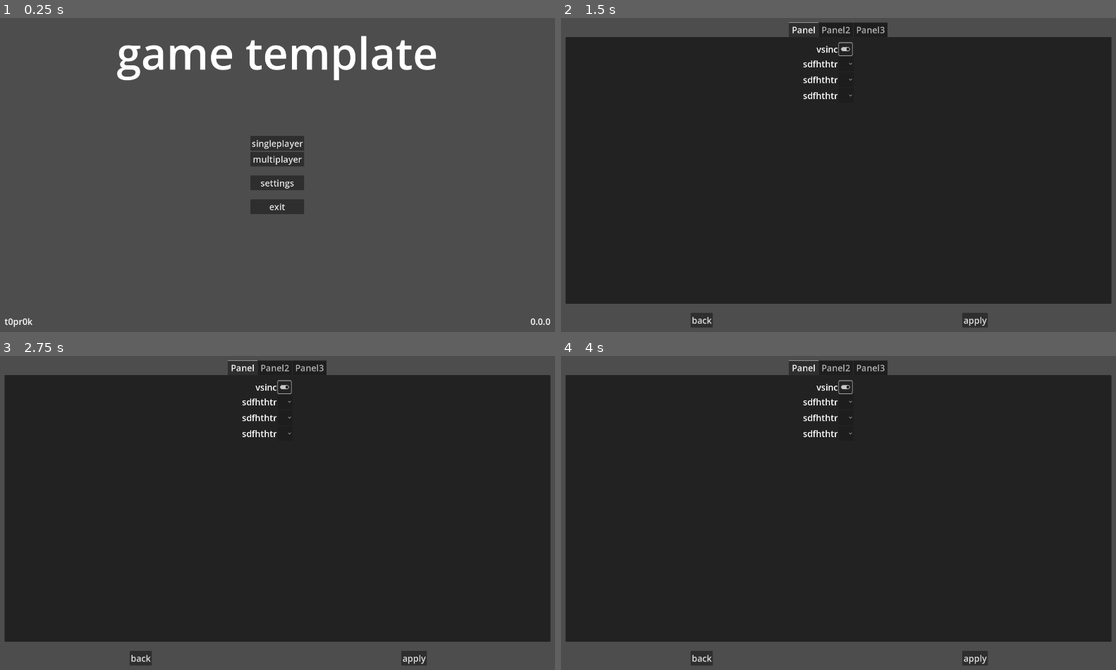
Above: before the commit, frames 1-4 (two rows, left to right).
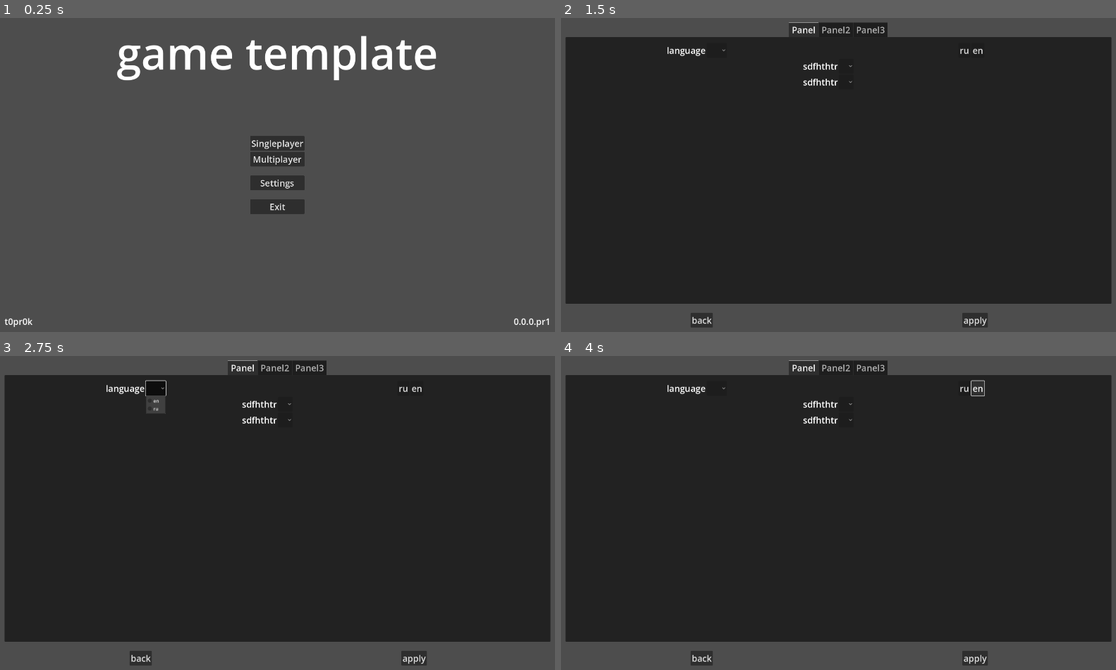
Above: after the commit, the same moments.

Repository: t0pr0k/game-template
Game: Godot game, scene res://scene/menu.tscn
Same seed, same stepped clock (60 frames per second), same inputs: the game is played once before the commit and once after it.
Inputs (mouse positions are in pixels of both pictures, inside the frame that each line leads up to):
- Up to frame 1 (0.25 s): no input
- Up to frame 2 (1.5 s): click "settings" (after the commit: "Settings") at 0.5 s; click (844, 49) at 1.27 s
- Up to frame 3 (2.75 s): click (155, 387) at 2.02 s
- Up to frame 4 (4 s): click (966, 387) at 2.75 s, where only the run after the commit has a clickable "ru"; click (977, 387) at 3.5 s, where only the run after the commit has a clickable "en"

The runs differ from the first frame. In frame 1, 0.3% of the frame differs, in the area x 45-100%, y 38-99%; in frame 2, 0.5%; in frame 3, 0.7%, in the area x 19-76%, y 7-26%; in frame 4, 0.5%.

Commit message:
создание локализации
добавлена локализация
изменена нумерация версий
начато создание настроек
добавлены костыли для теста функций

Diff:
--- a/project.godot
+++ b/project.godot
@@ -19,3 +19,7 @@
 
 window/size/viewport_width=1920
 window/size/viewport_height=1080
+
+[internationalization]
+
+locale/translations=PackedStringArray("res://translation/translation.en.translation", "res://translation/translation.ru.translation")
--- a/scene/menu.tscn
+++ b/scene/menu.tscn
@@ -90,8 +90,7 @@
 layout_mode = 2
 size_flags_horizontal = 10
 theme_override_font_sizes/font_size = 30
-text = "0.0.0
-"
+text = "0.0.0.pr1"
 horizontal_alignment = 1
 vertical_alignment = 1
 
--- a/scene/settings.tscn
+++ b/scene/settings.tscn
@@ -51,46 +51,42 @@
 [node name="VBoxContainer" type="VBoxContainer" parent="MarginContainer/VBoxContainer/TabContainer/Panel/MarginContainer"]
 layout_mode = 2
 
-[node name="HBoxContainer3" type="HBoxContainer" parent="MarginContainer/VBoxContainer/TabContainer/Panel/MarginContainer/VBoxContainer"]
-layout_mode = 2
-
-[node name="Label" type="Label" parent="MarginContainer/VBoxContainer/TabContainer/Panel/MarginContainer/VBoxContainer/HBoxContainer3"]
-layout_mode = 2
-size_flags_horizontal = 10
-size_flags_vertical = 1
-theme_override_font_sizes/font_size = 30
-text = "vsinc"
-horizontal_alignment = 1
-vertical_alignment = 1
-
-[node name="CheckButton" type="CheckButton" parent="MarginContainer/VBoxContainer/TabContainer/Panel/MarginContainer/VBoxContainer/HBoxContainer3"]
-layout_mode = 2
-size_flags_horizontal = 2
-
-[node name="HBoxContainer2" type="HBoxContainer" parent="MarginContainer/VBoxContainer/TabContainer/Panel/MarginContainer/VBoxContainer"]
-layout_mode = 2
-size_flags_vertical = 4
-
-[node name="Label" type="Label" parent="MarginContainer/VBoxContainer/TabContainer/Panel/MarginContainer/VBoxContainer/HBoxContainer2"]
-layout_mode = 2
-size_flags_horizontal = 10
-theme_override_font_sizes/font_size = 30
-text = "sdfhthtr"
-horizontal_alignment = 1
-vertical_alignment = 1
-
-[node name="OptionButton" type="OptionButton" parent="MarginContainer/VBoxContainer/TabContainer/Panel/MarginContainer/VBoxContainer/HBoxContainer2"]
-layout_mode = 2
-size_flags_horizontal = 2
-size_flags_vertical = 4
-theme_override_font_sizes/font_size = 30
-alignment = 1
-icon_alignment = 1
-item_count = 2
-popup/item_0/text = "1"
-popup/item_0/id = 0
-popup/item_1/text = "2"
-popup/item_1/id = 1
+[node name="language" type="HBoxContainer" parent="MarginContainer/VBoxContainer/TabContainer/Panel/MarginContainer/VBoxContainer"]
+layout_mode = 2
+size_flags_vertical = 4
+
+[node name="language" type="Label" parent="MarginContainer/VBoxContainer/TabContainer/Panel/MarginContainer/VBoxContainer/language"]
+layout_mode = 2
+size_flags_horizontal = 10
+theme_override_font_sizes/font_size = 30
+text = "language"
+horizontal_alignment = 1
+vertical_alignment = 1
+
+[node name="OptionButton" type="OptionButton" parent="MarginContainer/VBoxContainer/TabContainer/Panel/MarginContainer/VBoxContainer/language"]
+layout_mode = 2
+size_flags_horizontal = 2
+size_flags_vertical = 4
+theme_override_font_sizes/font_size = 30
+alignment = 1
+icon_alignment = 1
+item_count = 2
+popup/item_0/text = "en"
+popup/item_0/id = 0
+popup/item_1/text = "ru"
+popup/item_1/id = 1
+
+[node name="ru" type="Button" parent="MarginContainer/VBoxContainer/TabContainer/Panel/MarginContainer/VBoxContainer/language"]
+layout_mode = 2
+size_flags_horizontal = 10
+theme_override_font_sizes/font_size = 30
+text = "ru"
+
+[node name="en" type="Button" parent="MarginContainer/VBoxContainer/TabContainer/Panel/MarginContainer/VBoxContainer/language"]
+layout_mode = 2
+size_flags_horizontal = 2
+theme_override_font_sizes/font_size = 30
+text = "en"
 
 [node name="HBoxContainer4" type="HBoxContainer" parent="MarginContainer/VBoxContainer/TabContainer/Panel/MarginContainer/VBoxContainer"]
 layout_mode = 2
@@ -146,6 +142,99 @@
 visible = false
 layout_mode = 2
 
+[node name="MarginContainer" type="MarginContainer" parent="MarginContainer/VBoxContainer/TabContainer/Panel2"]
+layout_mode = 1
+anchors_preset = 15
+anchor_right = 1.0
+anchor_bottom = 1.0
+grow_horizontal = 2
+grow_vertical = 2
+theme_override_constants/margin_left = 30
+theme_override_constants/margin_top = 20
+theme_override_constants/margin_right = 30
+theme_override_constants/margin_bottom = 20
+
+[node name="VBoxContainer" type="VBoxContainer" parent="MarginContainer/VBoxContainer/TabContainer/Panel2/MarginContainer"]
+layout_mode = 2
+
+[node name="HBoxContainer3" type="HBoxContainer" parent="MarginContainer/VBoxContainer/TabContainer/Panel2/MarginContainer/VBoxContainer"]
+layout_mode = 2
+
+[node name="Label" type="Label" parent="MarginContainer/VBoxContainer/TabContainer/Panel2/MarginContainer/VBoxContainer/HBoxContainer3"]
+layout_mode = 2
+size_flags_horizontal = 10
+size_flags_vertical = 1
+theme_override_font_sizes/font_size = 30
+text = "vsinc"
+horizontal_alignment = 1
+vertical_alignment = 1
+
+[node name="CheckButton" type="CheckButton" parent="MarginContainer/VBoxContainer/TabContainer/Panel2/MarginContainer/VBoxContainer/HBoxContainer3"]
+layout_mode = 2
+size_flags_horizontal = 2
+
+[node name="HBoxContainer4" type="HBoxContainer" parent="MarginContainer/VBoxContainer/TabContainer/Panel2/MarginContainer/VBoxContainer"]
+layout_mode = 2
+size_flags_vertical = 4
+
+[node name="Label" type="Label" parent="MarginContainer/VBoxContainer/TabContainer/Panel2/MarginContainer/VBoxContainer/HBoxContainer4"]
+layout_mode = 2
+size_flags_horizontal = 10
+theme_override_font_sizes/font_size = 30
+text = "fullscreen"
+horizontal_alignment = 1
+vertical_alignment = 1
+
+[node name="OptionButton" type="OptionButton" parent="MarginContainer/VBoxContainer/TabContainer/Panel2/MarginContainer/VBoxContainer/HBoxContainer4"]
+layout_mode = 2
+size_flags_horizontal = 2
+size_flags_vertical = 4
+theme_override_font_sizes/font_size = 30
+alignment = 1
+icon_alignment = 1
+item_count = 2
+popup/item_0/text = "1"
+popup/item_0/id = 0
+popup/item_1/text = "2"
+popup/item_1/id = 1
+
+[node name="on" type="Button" parent="MarginContainer/VBoxContainer/TabContainer/Panel2/MarginContainer/VBoxContainer/HBoxContainer4"]
+layout_mode = 2
+size_flags_horizontal = 10
+theme_override_font_sizes/font_size = 30
+text = "1"
+
+[node name="of" type="Button" parent="MarginContainer/VBoxContainer/TabContainer/Panel2/MarginContainer/VBoxContainer/HBoxContainer4"]
+layout_mode = 2
+size_flags_horizontal = 2
+theme_override_font_sizes/font_size = 30
+text = "0"
+
+[node name="HBoxContainer5" type="HBoxContainer" parent="MarginContainer/VBoxContainer/TabContainer/Panel2/MarginContainer/VBoxContainer"]
+layout_mode = 2
+size_flags_vertical = 4
+
+[node name="Label" type="Label" parent="MarginContainer/VBoxContainer/TabContainer/Panel2/MarginContainer/VBoxContainer/HBoxContainer5"]
+layout_mode = 2
+size_flags_horizontal = 10
+theme_override_font_sizes/font_size = 30
+text = "sdfhthtr"
+horizontal_alignment = 1
+vertical_alignment = 1
+
+[node name="OptionButton" type="OptionButton" parent="MarginContainer/VBoxContainer/TabContainer/Panel2/MarginContainer/VBoxContainer/HBoxContainer5"]
+layout_mode = 2
+size_flags_horizontal = 2
+size_flags_vertical = 4
+theme_override_font_sizes/font_size = 30
+alignment = 1
+icon_alignment = 1
+item_count = 2
+popup/item_0/text = "1"
+popup/item_0/id = 0
+popup/item_1/text = "2"
+popup/item_1/id = 1
+
 [node name="Panel3" type="Panel" parent="MarginContainer/VBoxContainer/TabContainer"]
 visible = false
 layout_mode = 2
@@ -169,4 +258,8 @@
 theme_override_font_sizes/font_size = 30
 text = "apply"
 
+[connection signal="pressed" from="MarginContainer/VBoxContainer/TabContainer/Panel/MarginContainer/VBoxContainer/language/ru" to="." method="_on_ru_pressed"]
+[connection signal="pressed" from="MarginContainer/VBoxContainer/TabContainer/Panel/MarginContainer/VBoxContainer/language/en" to="." method="_on_en_pressed"]
+[connection signal="pressed" from="MarginContainer/VBoxContainer/TabContainer/Panel2/MarginContainer/VBoxContainer/HBoxContainer4/on" to="." method="_on_on_pressed"]
+[connection signal="pressed" from="MarginContainer/VBoxContainer/TabContainer/Panel2/MarginContainer/VBoxContainer/HBoxContainer4/of" to="." method="_on_of_pressed"]
 [connection signal="pressed" from="MarginContainer/VBoxContainer/HBoxContainer/back" to="." method="_on_back_pressed"]
--- a/script/settings.gd
+++ b/script/settings.gd
@@ -8,3 +8,16 @@
 
 func _on_back_pressed():
 	get_tree().change_scene_to_file("res://scene/menu.tscn")
+
+
+func _on_ru_pressed():
+	TranslationServer.set_locale("ru")
+
+func _on_en_pressed():
+	TranslationServer.set_locale("en")
+
+func _on_on_pressed():
+	DisplayServer.window_set_mode(DisplayServer.WINDOW_MODE_FULLSCREEN)
+
+func _on_of_pressed():
+	DisplayServer.window_set_mode(DisplayServer.WINDOW_MODE_WINDOWED)
--- /dev/null
+++ b/translation/translation.csv
@@ -0,0 +1,5 @@
+id,en,ru
+singleplayer,Singleplayer,Одиночная игра
+multiplayer,Multiplayer,Сетевая игра
+settings,Settings,Настройки
+exit,Exit,Выход
Not shown, added: translation/translation.csv.import
Binary file added: translation/translation.en.translation
Binary file added: translation/translation.ru.translation
